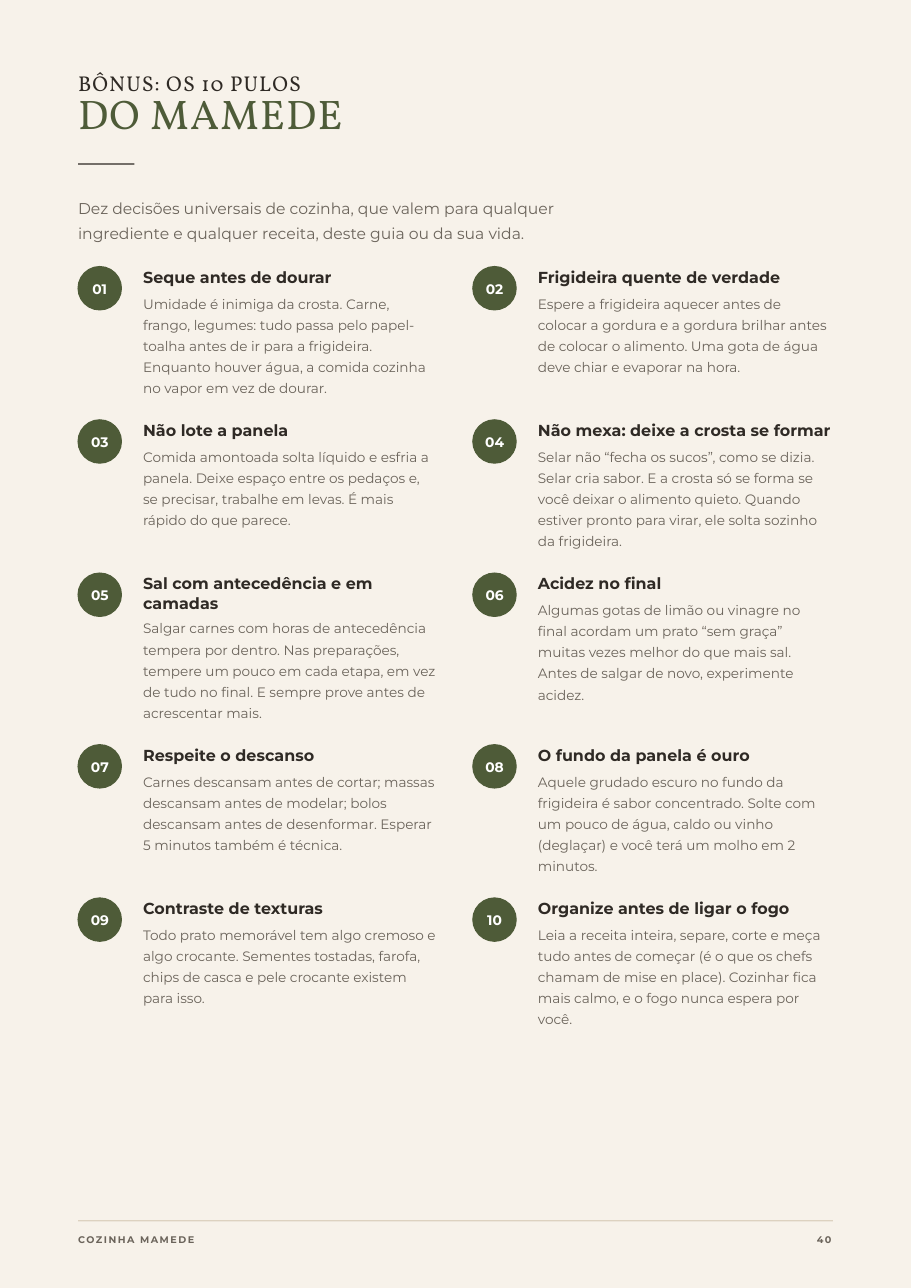
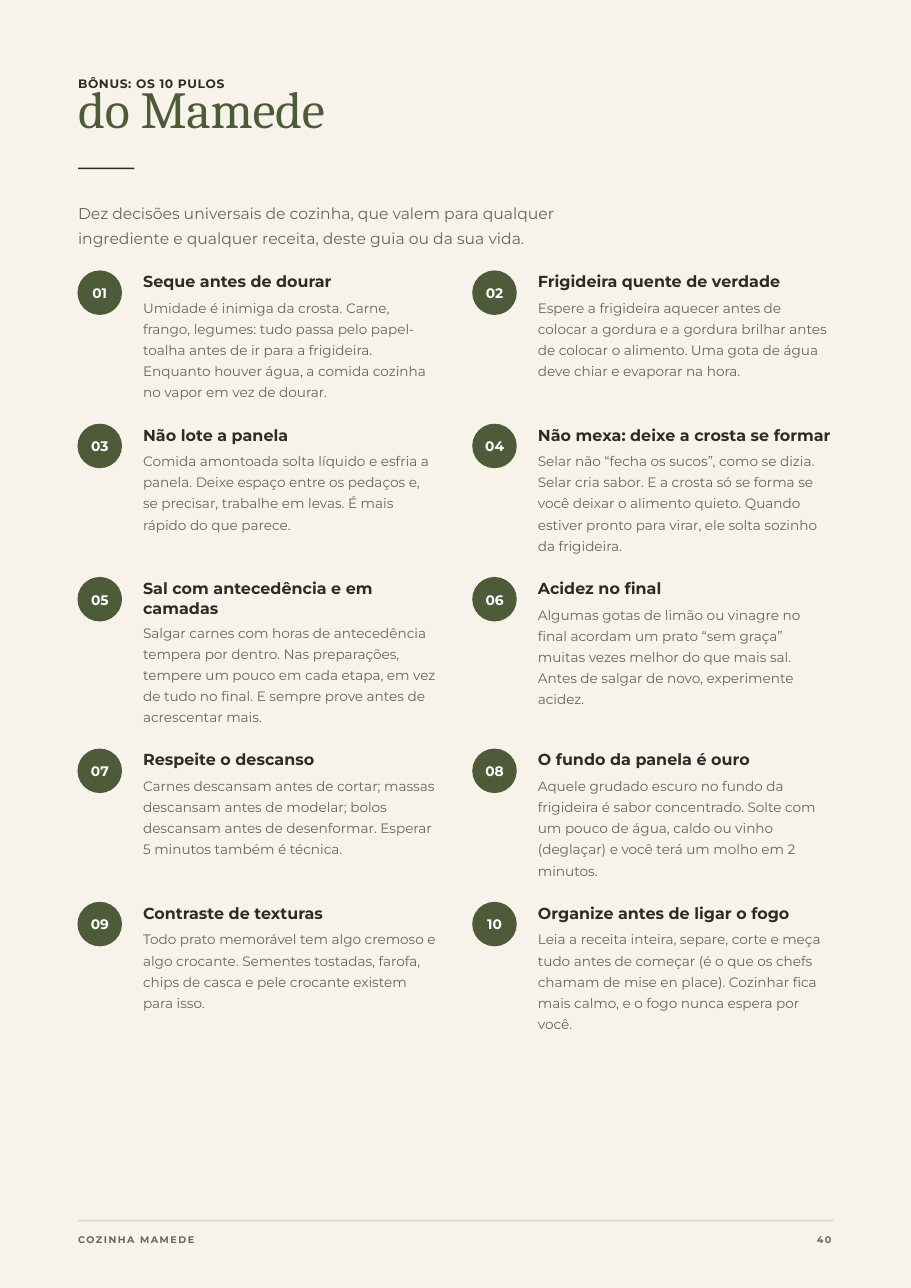
Before and after one commit to monelleayabamensah-hub/ebook-receitas, a slide deck: slide 40 of versoes/VERSAO COM FOTOGRAFIAS/Cozinha-Mamede-Canva.pptx. Drawn at 911x1288 pixels with LibreOffice and Linux fonts; fonts in the diff are those of the drawing. Boxes give left, top, right and bottom in pixels: in the first picture for what was removed or moved away, otherwise in the second. Text is boxed around its words. In the diff, an @@ line names an element or a change of style, - is before the commit and + after.

```diff
--- a/versoes/VERSAO COM FOTOGRAFIAS/Cozinha-Mamede-Canva.pptx
+++ b/versoes/VERSAO COM FOTOGRAFIAS/Cozinha-Mamede-Canva.pptx
@@ text at <box>78,80,325,129</box>: text changed; size 27 to 34 pt; font Vollkorn to Cambria @@
-DO MAMEDE
+do Mamede
@@ text "BÔNUS: OS 10 PULOS" at <box>78,77,224,88</box>: size 14 to 8 pt, font Vollkorn to Montserrat, letter spacing 0.7 to 0.4 pt, bold on; line spacing 16.1pt to 11.2pt @@
@@ 31 texts, 10 rounded rectangles, 1 rectangle: place and size @@
-31 texts, 10 rounded rectangles, 1 rectangle at <box>78,163,831,1024</box>
+31 texts, 10 rounded rectangles, 1 rectangle at <box>78,167,831,1029</box>
```
Also in this commit, not shown: 40 other slides changed, 19 other files.
